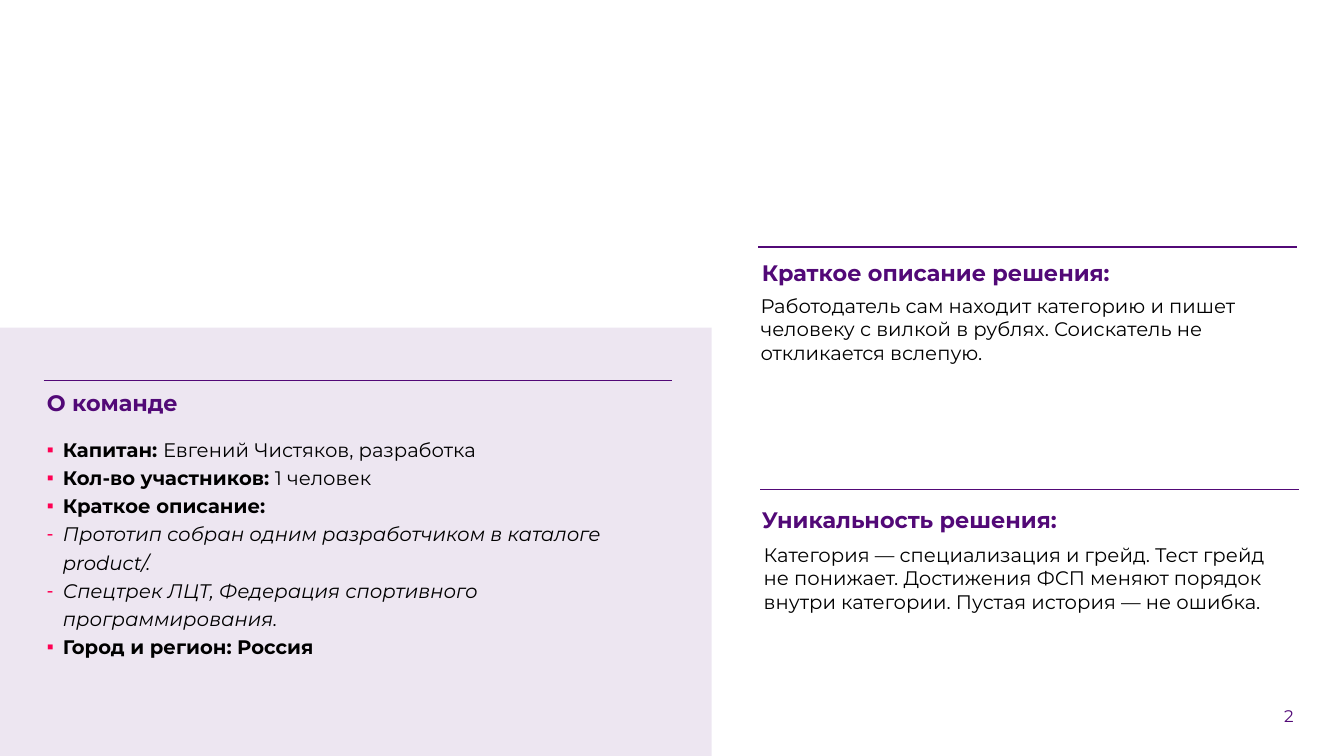
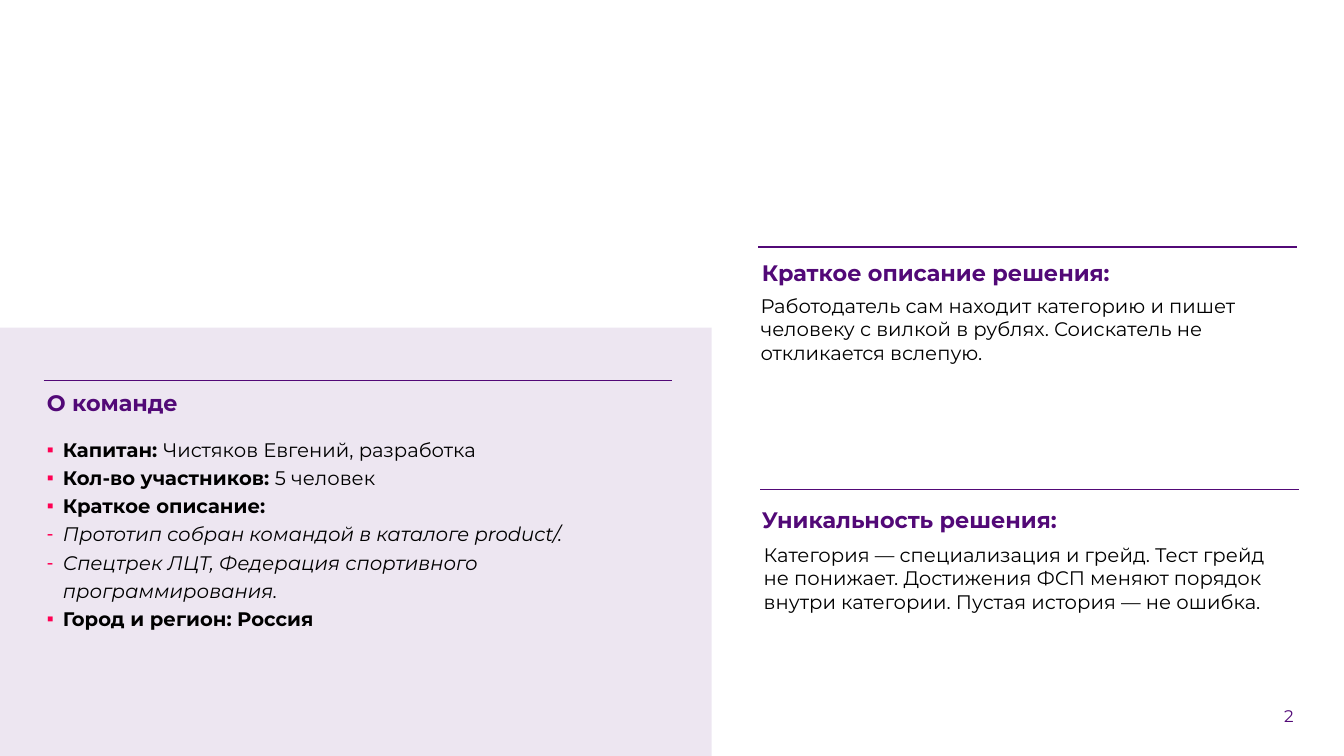
Before and after one commit to unhexx/hackaton_exception_expert, a slide deck: slide 2 of product/docs/prezentaciya.pptx. Drawn at 1344x756 pixels with LibreOffice and Linux fonts; fonts in the diff are those of the drawing; background and template pictures are left out. Boxes give left, top, right and bottom in pixels: in the first picture for what was removed or moved away, otherwise in the second. Text is boxed around its words. In the diff, an @@ line names an element or a change of style, - is before the commit and + after.

```diff
--- a/product/docs/prezentaciya.pptx
+++ b/product/docs/prezentaciya.pptx
@@ text at [63,442,476,489]: text changed @@
-▪ Капитан: Евгений Чистяков, разработка
-▪ Кол-во участников: 1 человек
+▪ Капитан: Чистяков Евгений, разработка
+▪ Кол-во участников: 5 человек
@@ text at [63,524,563,545]: text changed @@
-– Прототип собран одним разработчиком в каталоге product/.
+– Прототип собран командой в каталоге product/.
```
Also in this commit, not shown: 1 other slide changed, 45 other files.
